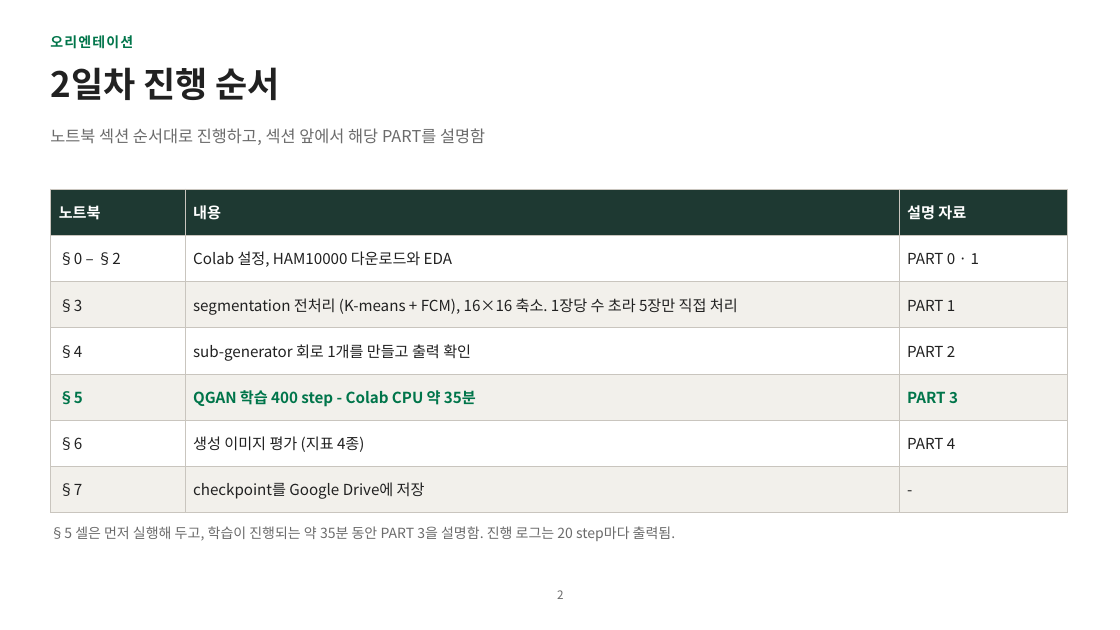
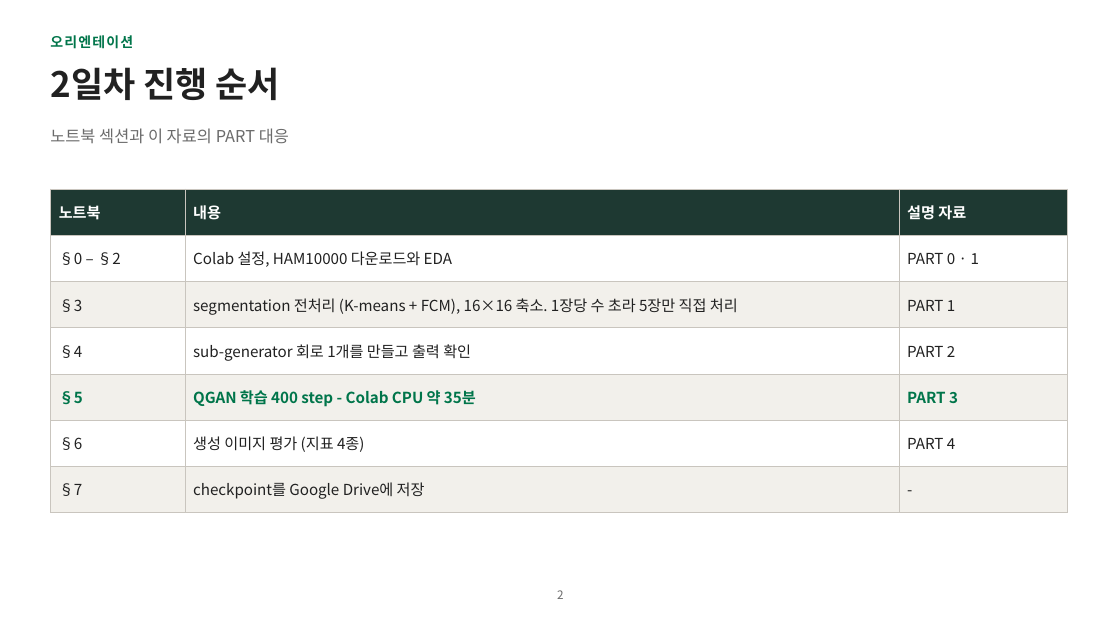
Before and after one commit to hyunhp/skin_disease_qml, a slide deck: slide 2 of practice/day2_slides/day2_practice_slides.pptx. Drawn at 1120x630 pixels with LibreOffice and Linux fonts; fonts in the diff are those of the drawing. Boxes give left, top, right and bottom in pixels: in the first picture for what was removed or moved away, otherwise in the second. Text is boxed around its words. In the diff, an @@ line names an element or a change of style, - is before the commit and + after.

```diff
--- a/practice/day2_slides/day2_practice_slides.pptx
+++ b/practice/day2_slides/day2_practice_slides.pptx
@@ text at [50, 128, 289, 144]: text changed @@
-노트북 섹션 순서대로 진행하고, 섹션 앞에서 해당 PART를 설명함
+노트북 섹션과 이 자료의 PART 대응
@@ text removed at [50, 526, 676, 541] @@
-§5 셀은 먼저 실행해 두고, 학습이 진행되는 약 35분 동안 PART 3을 설명함. 진행 로그는 20 step마다 출력됨.
```
Also in this commit, not shown: 7 other slides changed, 1 slide added, 2 slides removed, 10 other files.
